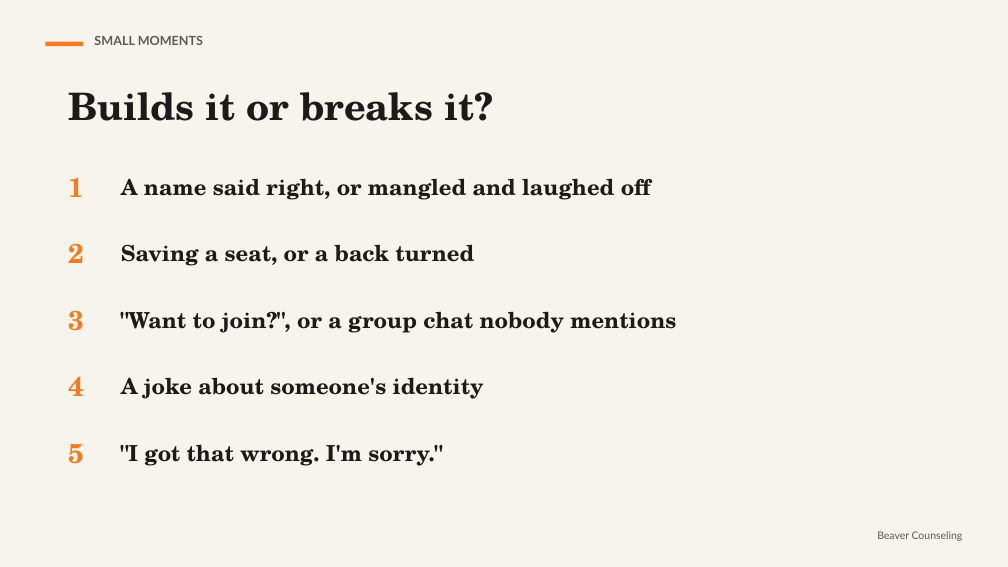
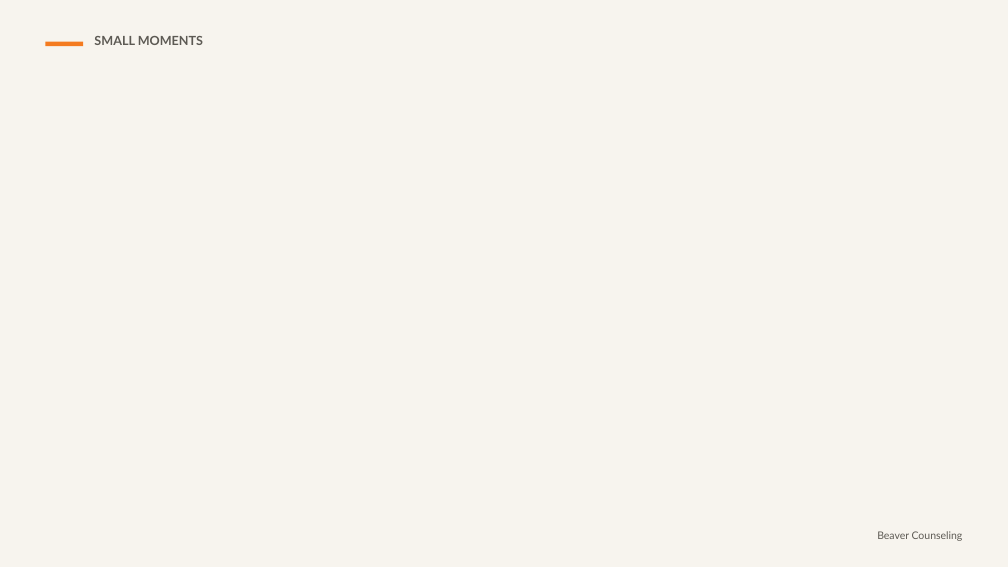
Before and after one commit to rmwtoolkit/bcds-toolkit, a slide deck: slide 10 of decks/dignity-and-belonging-lesson-v2.pptx (slide 6 before the commit). Drawn at 1008x567 pixels with LibreOffice and Linux fonts; fonts in the diff are those of the drawing; background and template pictures are left out. Boxes give left, top, right and bottom in pixels: in the first picture for what was removed or moved away, otherwise in the second. Text is boxed around its words. In the diff, an @@ line names an element or a change of style, - is before the commit and + after.

```diff
--- a/decks/dignity-and-belonging-lesson-v2.pptx
+++ b/decks/dignity-and-belonging-lesson-v2.pptx
@@ text removed at box(68, 92, 493, 121) @@
-Builds it or breaks it?
@@ text removed at box(68, 177, 84, 197) @@
-1
@@ text removed at box(121, 178, 651, 200) @@
-A name said right, or mangled and laughed off
@@ text removed at box(68, 243, 84, 263) @@
-2
@@ text removed at box(121, 244, 474, 266) @@
-Saving a seat, or a back turned
@@ text removed at box(68, 310, 84, 331) @@
-3
@@ text removed at box(121, 311, 676, 333) @@
-"Want to join?", or a group chat nobody mentions
@@ text removed at box(68, 376, 84, 396) @@
-4
@@ text removed at box(121, 377, 484, 399) @@
-A joke about someone's identity
@@ text removed at box(68, 443, 84, 464) @@
-5
@@ text removed at box(121, 444, 442, 466) @@
-"I got that wrong. I'm sorry."
```
Also in this commit, not shown: 7 other slides changed, 14 slides added, 1 slide removed, 16 other files.
